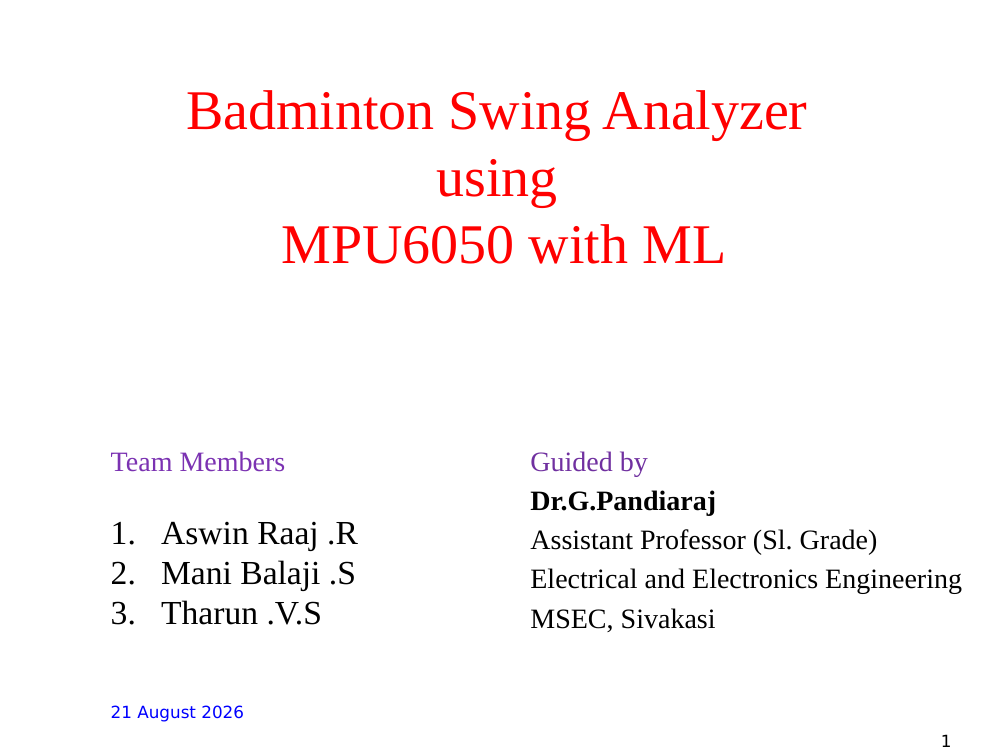
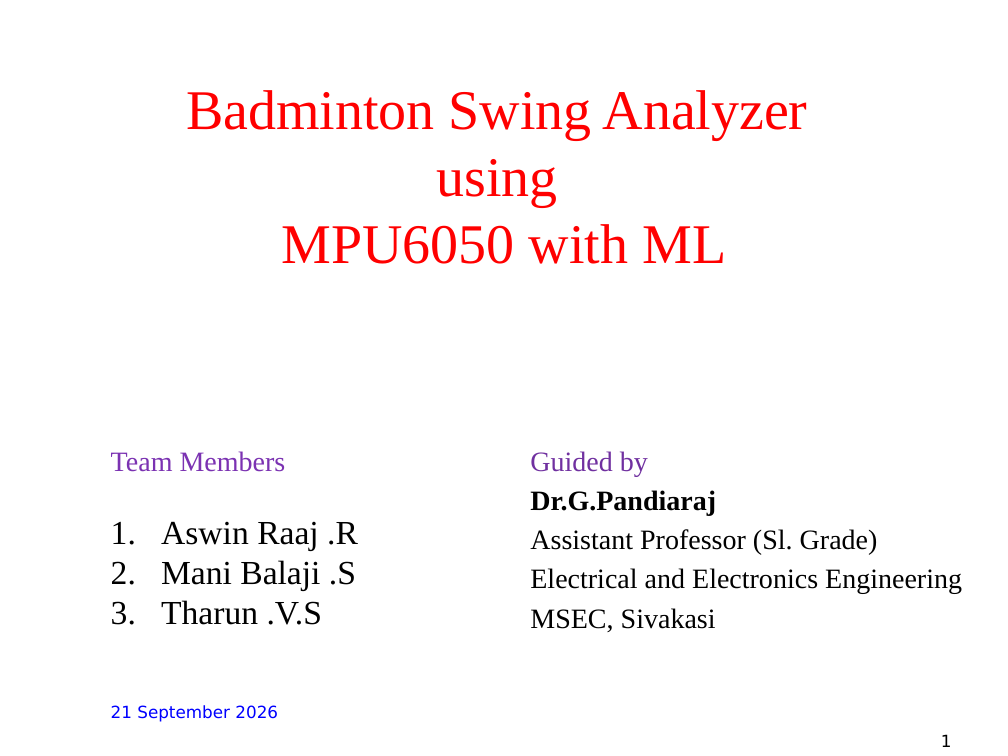
Before and after one commit to Aswin1-code/Mini-Projects, a slide deck: slide 1 of Sem 6_ V2_Badminton/Badminton Swing Analyzer using MPU6050 with ML.pptx. Drawn at 1008x756 pixels with LibreOffice and Linux fonts; fonts in the diff are those of the drawing; background and template pictures are left out. Boxes give left, top, right and bottom in pixels: in the first picture for what was removed or moved away, otherwise in the second. Text is boxed around its words. In the diff, an @@ line names an element or a change of style, - is before the commit and + after.

```diff
--- a/Sem 6_ V2_Badminton/Badminton Swing Analyzer using MPU6050 with ML.pptx
+++ b/Sem 6_ V2_Badminton/Badminton Swing Analyzer using MPU6050 with ML.pptx
@@ text at <box>111,705,278,722</box>: text changed @@
-21 August 2026
+21 September 2026
```
Also in this commit, not shown: 11 other slides changed, 26 other files.
